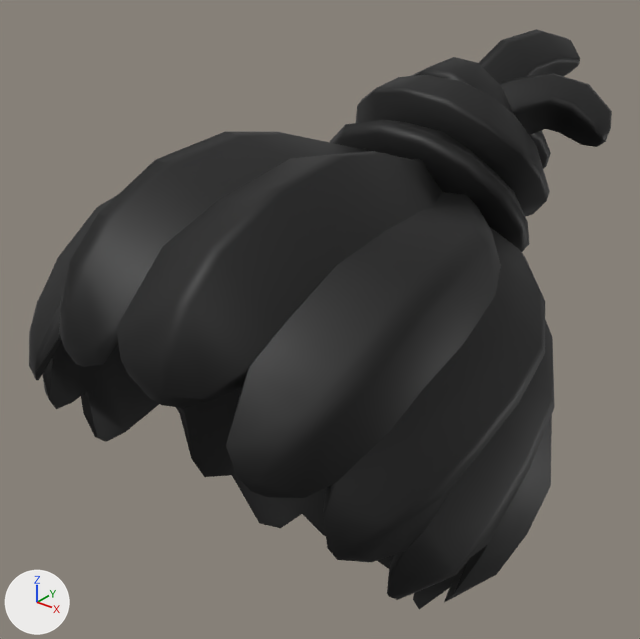
The glTF model assets/base-avatars/hair/F_Hair_Cornrows/Hair_Cornrows.glb: old version first, new version second.
Rendered twice from a camera (50 mm lens) standing at (0.293, -0.371, 2.042) and looking at (-0.034, 0.038, 1.789). Every picture has the same lights, and +X, +Y and +Z are marked at lower left. The first picture is the older version. Where no turn or scale is listed for an object, it has been applied to the vertices.
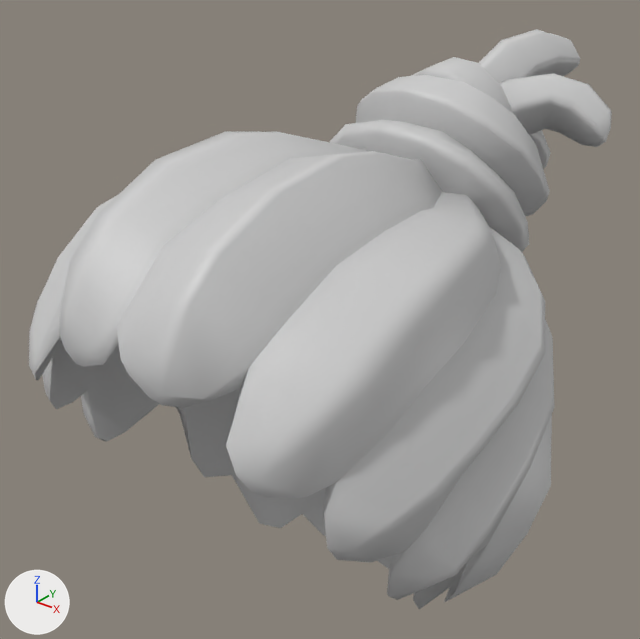
Changed parts and their boxes (x1, y1, x2, y2) in the pictures (640 x 639 px):
'Mesh.007', recoloured (black to grey)
    both: (29, 29, 612, 609)

The change in detail:
Picture 'Image_0' (img_image_0) is new.
Material 'F_Hair_Cornrows_MAT' (mat_f_hair_cornrows_mat) is new.
Its texture is img_image_0.
me_mesh_007 has 747 vertices, 1426 faces and spans x -0.138..0.138, y -0.156..0.278, z 1.613..1.953.
me_mesh_007 no longer uses material mat_hair_anime_fringe_mat_001 (black #090909).
me_mesh_007 gains material mat_f_hair_cornrows_mat (picture img_image_0).
